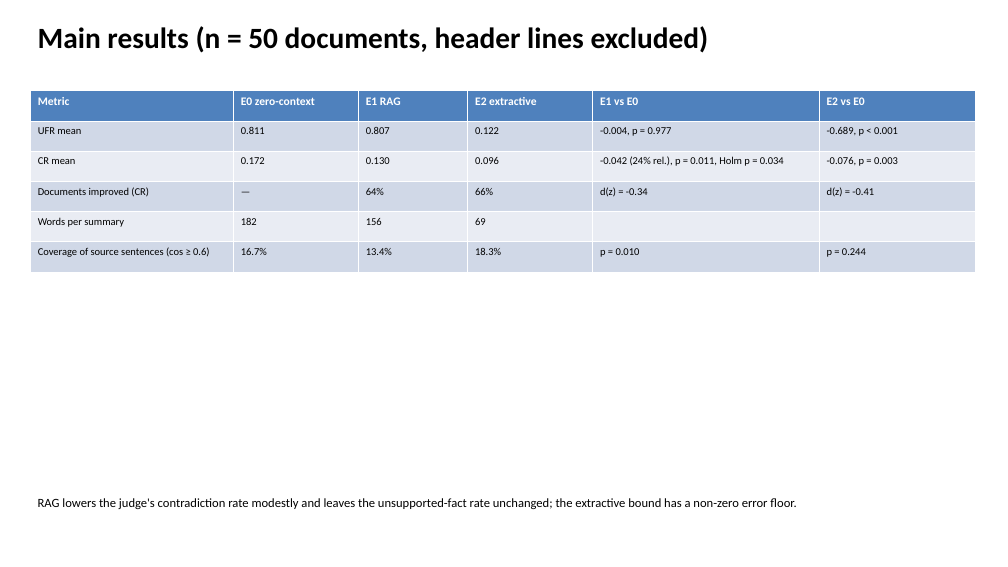
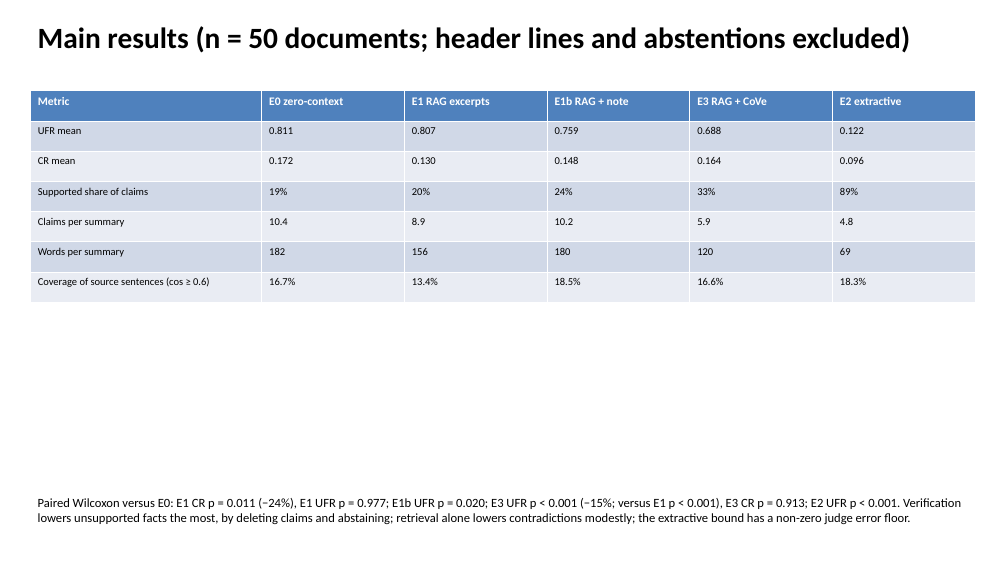
Before and after one commit to slay-a/medical-hallucination-eval, a slide deck: slide 6 of deliverables/Progress_Slides_Fall2026.pptx. Drawn at 1008x567 pixels with LibreOffice and Linux fonts; fonts in the diff are those of the drawing. Boxes give left, top, right and bottom in pixels: in the first picture for what was removed or moved away, otherwise in the second. Text is boxed around its words. In the diff, an @@ line names an element or a change of style, - is before the commit and + after.

```diff
--- a/deliverables/Progress_Slides_Fall2026.pptx
+++ b/deliverables/Progress_Slides_Fall2026.pptx
@@ text at [38,26,910,53]: text changed @@
-Main results (n = 50 documents, header lines excluded)
+Main results (n = 50 documents; header lines and abstentions excluded)
@@ table at [30,91,976,302] @@
-row 1: Metric | E0 zero-context | E1 RAG | E2 extractive | E1 vs E0 | E2 vs E0
-row 2: UFR mean | 0.811 | 0.807 | 0.122 | -0.004, p = 0.977 | -0.689, p < 0.001
-row 3: CR mean | 0.172 | 0.130 | 0.096 | -0.042 (24% rel.), p = 0.011, Holm p = 0.034 | -0.076, p = 0.003
-row 4: Documents improved (CR) | — | 64% | 66% | d(z) = -0.34 | d(z) = -0.41
-row 5: Words per summary | 182 | 156 | 69 |  | 
-row 6: Coverage of source sentences (cos ≥ 0.6) | 16.7% | 13.4% | 18.3% | p = 0.010 | p = 0.244
+row 1: Metric | E0 zero-context | E1 RAG excerpts | E1b RAG + note | E3 RAG + CoVe | E2 extractive
+row 2: UFR mean | 0.811 | 0.807 | 0.759 | 0.688 | 0.122
+row 3: CR mean | 0.172 | 0.130 | 0.148 | 0.164 | 0.096
+row 4: Supported share of claims | 19% | 20% | 24% | 33% | 89%
+row 5: Claims per summary | 10.4 | 8.9 | 10.2 | 5.9 | 4.8
+row 6: Words per summary | 182 | 156 | 180 | 120 | 69
+row 7: Coverage of source sentences (cos ≥ 0.6) | 16.7% | 13.4% | 18.5% | 16.6% | 18.3%
@@ text at [38,498,961,524]: text changed @@
-RAG lowers the judge's contradiction rate modestly and leaves the unsupported-fact rate unchanged; the extractive bound has a non-zero error floor.
+Paired Wilcoxon versus E0: E1 CR p = 0.011 (−24%), E1 UFR p = 0.977; E1b UFR p = 0.020; E3 UFR p < 0.001 (−15%; versus E1 p < 0.001), E3 CR p = 0.913; E2 UFR p < 0.001. Verification lowers unsupported facts the most, by deleting claims and abstaining; retrieval alone lowers contradictions modestly; the extractive bound has a non-zero judge error floor.
```
Also in this commit, not shown: 7 other slides changed, 49 other files.
